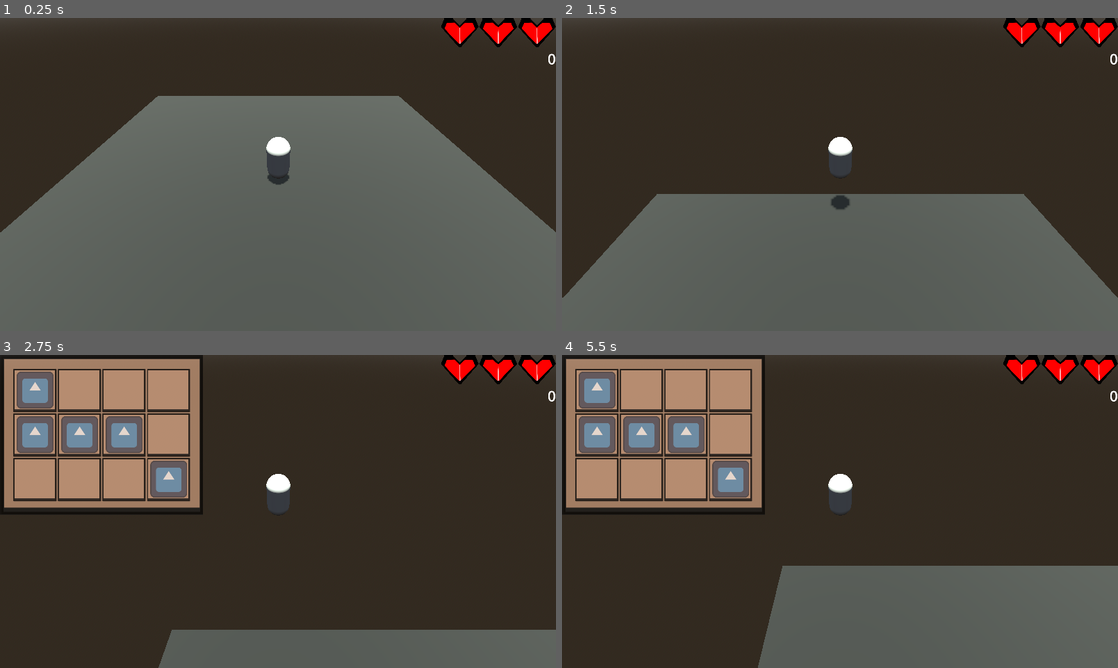
Above: before the commit, frames 1-4 (two rows, left to right).
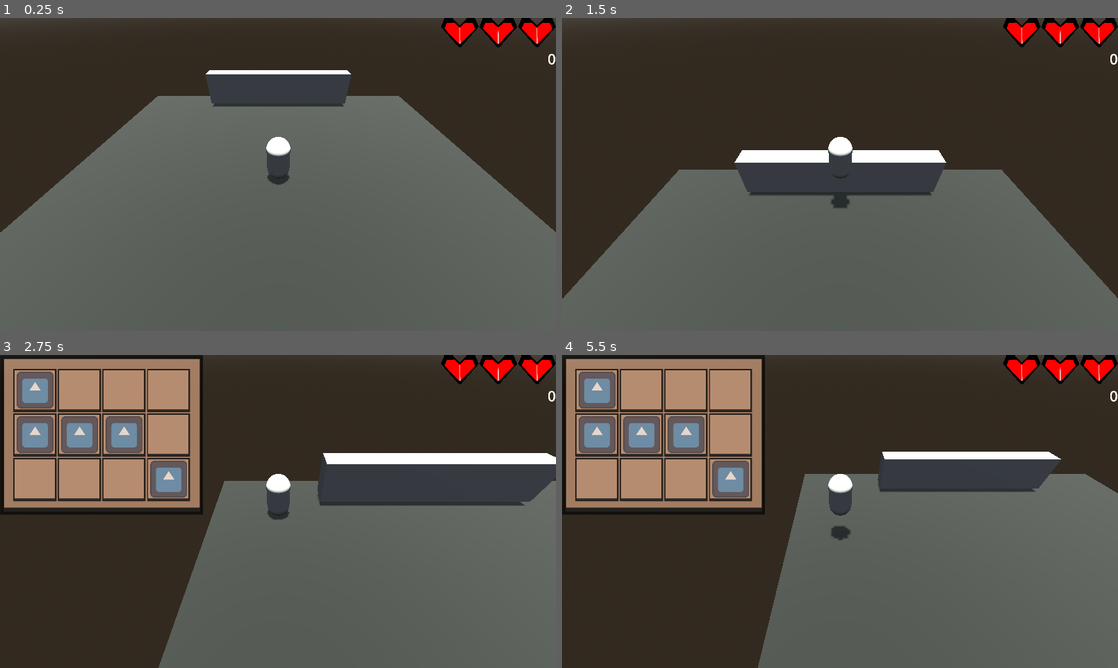
Above: after the commit, the same moments.

Repository: Alexoga9/3D3HJam
Game: Godot game, scene res://Nodes/Piso.tscn
Two runs of this game, one before a commit and one after it. Both use one fixed random seed, a clock stepped at 60 frames per second and the inputs below. The engine's default icon, where the game draws it, is replaced by a stand-in: a white triangle on a blue panel in a dark square.
Inputs:
- Up to frame 1 (0.25 s): no input
- Up to frame 2 (1.5 s): hold W (arriba) from 0.53 s (still down); tap Tab (tab) at 0.6, 1.35 s; tap Space (salto) at 0.77 s
- Up to frame 3 (2.75 s): tap Space (salto) at 1.52 s; release W (arriba) at 2.03 s; hold A (izquierda) from 2.03 s (still down); tap Tab (tab) at 2.1 s
- Up to frame 4 (5.5 s): tap Tab (tab) every 0.75 s from 2.85 to 5.1 s; tap Space (salto) at 3.02, 3.77, 4.52 s; release A (izquierda) at 3.53 s; hold S (abajo) 3.53-4.28 s; hold D (derecha) 4.28-5.03 s; hold W (arriba) from 5.03 s (still down)

The runs differ from the first frame. In frame 1, 2.9% of the frame differs, in the area x 36-64%, y 16-29%; in frame 2, 6.7%; in frame 3, 33%, in the area x 28-100%, y 31-99%; in frame 4, 18%.

Commit message:
Enemigos?...

Diff:
--- a/Nodes/Enemigos/enemigo.tscn
+++ b/Nodes/Enemigos/enemigo.tscn
@@ -6,14 +6,26 @@
 
 [sub_resource type="SphereMesh" id="SphereMesh_e37si"]
 
-[node name="Enemigo" type="Area3D" groups=["Enemigo"]]
+[sub_resource type="CapsuleShape3D" id="CapsuleShape3D_es7b3"]
+radius = 0.091791
+height = 0.183582
+
+[node name="CharacterBody3D" type="CharacterBody3D"]
+collision_layer = 0
+collision_mask = 0
 script = ExtResource("1_qp40m")
+velocidad = 100
 
-[node name="CollisionShape3D" type="CollisionShape3D" parent="."]
+[node name="Enemigo" type="Area3D" parent="." groups=["Enemigo"]]
+
+[node name="CollisionShape3D" type="CollisionShape3D" parent="Enemigo"]
 shape = SubResource("BoxShape3D_knq2w")
 
-[node name="MeshInstance3D" type="MeshInstance3D" parent="."]
+[node name="MeshInstance3D" type="MeshInstance3D" parent="Enemigo"]
 transform = Transform3D(0.999991, -0.0035196, 0.00219567, 0.00352381, 0.999992, -0.00192007, -0.00218891, 0.00192777, 0.999996, 0, 0, 0)
 mesh = SubResource("SphereMesh_e37si")
 
-[connection signal="body_entered" from="." to="." method="jugador_entra"]
+[node name="CollisionShape3D" type="CollisionShape3D" parent="."]
+shape = SubResource("CapsuleShape3D_es7b3")
+
+[connection signal="body_entered" from="Enemigo" to="." method="jugador_entra"]
--- a/Nodes/Piso.tscn
+++ b/Nodes/Piso.tscn
@@ -14,6 +14,11 @@
 [sub_resource type="PlaneMesh" id="PlaneMesh_hh0gt"]
 material = SubResource("StandardMaterial3D_ky2p0")
 
+[sub_resource type="BoxShape3D" id="BoxShape3D_37whi"]
+size = Vector3(1, 2, 10)
+
+[sub_resource type="BoxMesh" id="BoxMesh_l1w2c"]
+
 [node name="3D main" type="Node3D"]
 
 [node name="CanvasLayer" type="CanvasLayer" parent="."]
@@ -26,12 +31,12 @@
 
 [node name="UI" parent="Personaje" instance=ExtResource("2_haoof")]
 
-[node name="StaticBody3D" type="StaticBody3D" parent="."]
+[node name="Piso" type="StaticBody3D" parent="."]
 
-[node name="CollisionShape3D" type="CollisionShape3D" parent="StaticBody3D"]
+[node name="CollisionShape3D" type="CollisionShape3D" parent="Piso"]
 shape = SubResource("WorldBoundaryShape3D_yplxu")
 
-[node name="MeshInstance3D" type="MeshInstance3D" parent="StaticBody3D"]
+[node name="MeshInstance3D" type="MeshInstance3D" parent="Piso"]
 transform = Transform3D(10.0363, 0, 0, 0, 1.00363, 0, 0, 0, 10.0363, 0, 0, 0)
 mesh = SubResource("PlaneMesh_hh0gt")
 skeleton = NodePath("../..")
@@ -44,3 +49,14 @@
 
 [node name="Enemigo" parent="." instance=ExtResource("5_k5p68")]
 transform = Transform3D(1, 0, 0, 0, 1, 0, 0, 0, 1, -9.56829, 1.24155, 0)
+
+[node name="Pared" type="StaticBody3D" parent="."]
+transform = Transform3D(1, 0, 0, 0, 1, 0, 0, 0, 1, 6.74549, 1.24242, 0)
+
+[node name="CollisionShape3D" type="CollisionShape3D" parent="Pared"]
+transform = Transform3D(1, 0, 0, 0, 1, 0, 0, 0, 1, 1.65624, 0, 0)
+shape = SubResource("BoxShape3D_37whi")
+
+[node name="MeshInstance3D" type="MeshInstance3D" parent="Pared/CollisionShape3D"]
+transform = Transform3D(1, 0, 0, 0, 2, 0, 0, 0, 10, 0, 0, 0)
+mesh = SubResource("BoxMesh_l1w2c")
--- a/Scripts/Comercio/area_comercio.gd
+++ b/Scripts/Comercio/area_comercio.gd
@@ -6,9 +6,9 @@
 	panel.hide()
 
 
-func _al_personaje_entrar(body):
+func _al_personaje_entrar(_body):
 	panel.show()
 
 
-func _al_personaje_salir(body):
+func _al_personaje_salir(_body):
 	panel.hide()
--- a/Scripts/Sistemas/ciclo_dia_noche.gd
+++ b/Scripts/Sistemas/ciclo_dia_noche.gd
@@ -10,7 +10,7 @@
 
 
 # Called every frame. 'delta' is the elapsed time since the previous frame.
-func _process(delta):
+func _process(_delta):
 	pass
 
 
--- a/Scripts/UI/ui.gd
+++ b/Scripts/UI/ui.gd
@@ -5,7 +5,6 @@
 @onready var corazon_3 = %Corazon3
 @onready var coins = %Coins
 @onready var game_over = %"Game Over"
-@onready var timer = %Timer
 @onready var color_rect = %ColorRect
 
 
@@ -17,7 +16,7 @@
 
 
 # Called every frame. 'delta' is the elapsed time since the previous frame.
-func _process(delta):
+func _process(_delta):
 	monedas = Global.dinero
 	coins.text = str(monedas)
 
--- a/Scripts/enemigo/enemigo.gd
+++ b/Scripts/enemigo/enemigo.gd
@@ -1,5 +1,8 @@
-extends Area3D
+extends CharacterBody3D
 
+@export var velocidad: int
+var player_position
+@onready var personaje = %Personaje
 
 # Called when the node enters the scene tree for the first time.
 func _ready():
@@ -7,9 +10,13 @@
 
 
 # Called every frame. 'delta' is the elapsed time since the previous frame.
-func _process(delta):
-	pass
+func _physics_process(_delta):
+	player_position = ((personaje.position - self.position)).normalized
+
+	if position.distance_to(personaje.position) > 3:
+		move_and_slide()
+		look_at(personaje.position)
 
 
-func jugador_entra(body):
+func jugador_entra(_body):
 	Global.vida -= 1
Not shown: 1 places in Nodes/Enemigos/enemigo.tscn that only renumber resources
Not shown: 1 places in Nodes/Piso.tscn that only renumber resources
